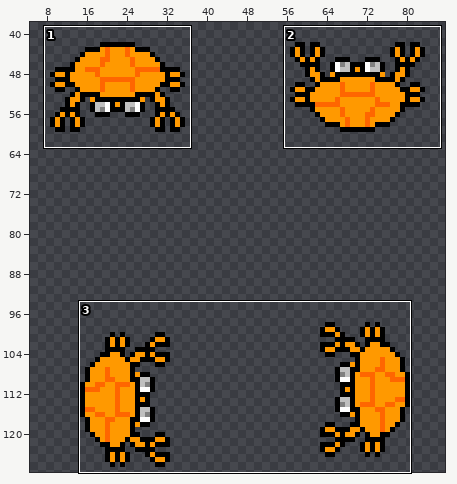
Animated GIF sprite -- sprite/animal/crab/preview.gif. Above, an overview of the earlier version with the close-up marked.
Close-up. Old version:
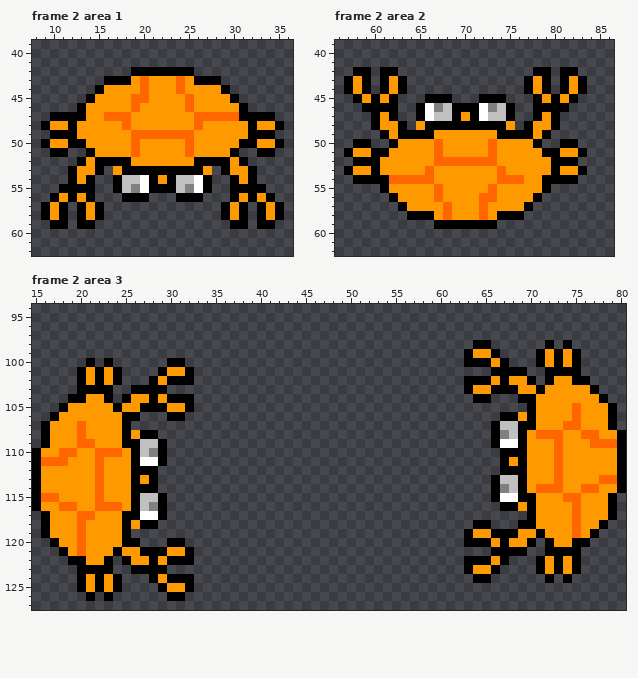
The file is 96x128 pixels, 4 frames. Shown: frame 2 area 1: x 8..36, y 39..62; frame 2 area 2: x 56..86, y 39..62; frame 2 area 3: x 15..80, y 94..127. The wide view leaves out empty margins. The commit also changed other frames or places, which this record leaves out.
After the commit:
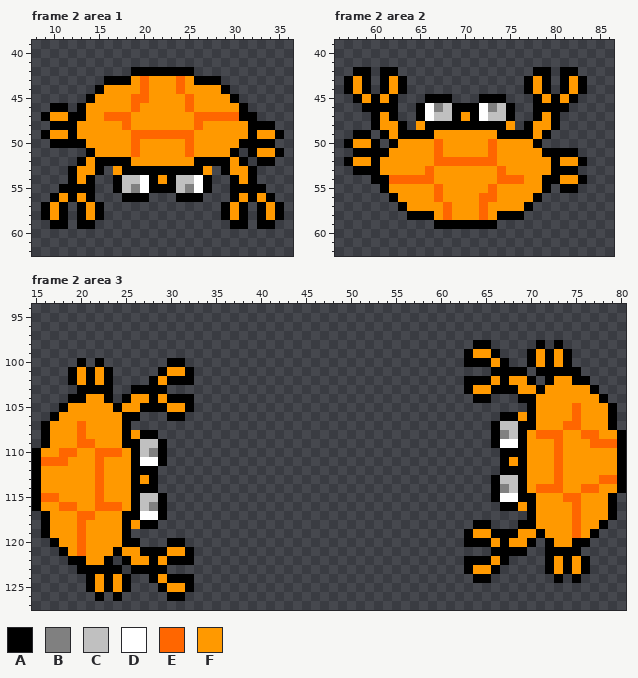
Palette (. is transparent): A #000000  B #808080  C #c0c0c0  D #ffffff  E #ff6600  F #ff9900
The exact change:
Frame 2 area 1:
y 46: x 10..11 .. -> AA
y 47: x 9..11 .AA -> AFF; x 33..34 AA -> ..
y 48: x 9..11 AFF -> .AA; x 33..35 FFA -> AA.
y 49: x 9..11 .AA -> AFF; x 33..35 AA. -> FFA
y 50: x 9..11 AFF -> .AA; x 33..35 FFA -> AA.
y 51: x 10..11 AA -> ..; x 32..35 .AA. -> AFFA
y 52: x 33..34 .. -> AA
Frame 2 area 2:
y 49: x 58..59 .. -> AA
y 50: x 57..60 .AA. -> AFFA; x 81..82 AA -> ..
y 51: x 57..59 AFF -> .AA; x 81..83 FFA -> AA.
y 52: x 57..59 .AA -> AFF; x 81..83 AA. -> FFA
y 53: x 57..59 AFF -> .AA; x 81..83 FFA -> AA.
y 54: x 58..59 AA -> ..; x 81..83 AA. -> FFA
y 55: x 81..82 .. -> AA
Frame 2 area 3:
y 98: x 71..74 .A.A -> A.A.
y 99: x 70..75 .AFAFA -> AFAFA.
y 100: x 20..23 .A.A -> A.A.; x 70..75 .AFAFA -> AFAFA.
y 101: x 19..24 .AFAFA -> AFAFA.; x 71 . -> A
y 102: x 19..24 .AFAFA -> AFAFA.
y 122: x 71..76 AFAFA. -> .AFAFA
y 123: x 24 . -> A; x 71..76 AFAFA. -> .AFAFA
y 124: x 20..25 AFAFA. -> .AFAFA; x 72..75 A.A. -> .A.A
y 125: x 20..25 AFAFA. -> .AFAFA
y 126: x 21..24 A.A. -> .A.A
Pixel boxes of the changes (left, top, right, bottom) in both close-ups:
changed: (41, 103, 68, 157)
changed: (248, 112, 284, 166)
changed: (344, 130, 380, 184)
changed: (560, 139, 587, 193)
changed: (527, 340, 581, 376)
changed: (68, 358, 122, 385)
changed: (536, 556, 590, 583)
changed: (77, 565, 131, 601)
